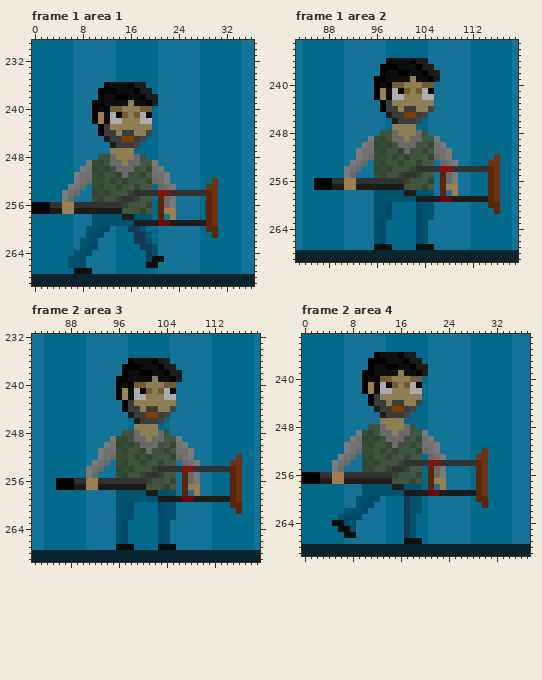
A pixel-art file gets an edit: src/sprites/common.ase. Above: the version before the commit.
480x270 pixels, 8 frames. Colours within 5 levels of each other are drawn and written as one. Shown: frame 1 area 1: x 0..36, y 229..269; frame 1 area 2: x 83..119, y 233..269; frame 2 area 3: x 82..119, y 232..269; frame 2 area 4: x 0..37, y 233..269. The commit also changed other frames or places, which this record leaves out.
The same view after the edit:
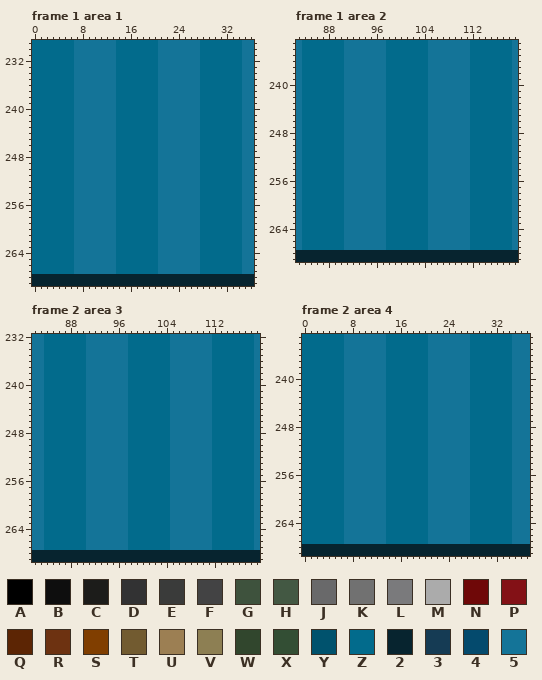
Palette (. is transparent): A #000000  B #0e0e0e  C #1c1c1a  D #323233  E #3a3b3a  F #434344  G #3e523d  H #435843  J #69696a  K #717171  L #7a7a7c  M #ababab  N #6f0808  P #831116  Q #5c2504  R #6d3211  S #803e00  T #725b30  U #9c7f53  V #8d7f53  W #31462d  X #334e34  Y #00526d  Z #026b8c  2 #07242f  3 #153b54  4 #044a6d  5 #147498
Change:
layer "Developer Stand/Developer" removed
layer "Developer Stand/Right arm" removed
layer "Developer Stand/Left Arm" removed
layer "Developer Stand/Right leg" removed
layer "Developer Stand/Left leg" removed
layer "Developer Stand/Weapon" removed
layer "Developer Stand/Right hand" removed
layer "Developer walk/Developer" removed
Changed rows in their new state; - is an unchanged pixel.
Frame 1 area 1:
first column x 0:
236 ------------55ZZZZZ------------
237 -----------555ZZZZZZ-----------
238 -----------555ZZZZZZZ----------
239 ----------5555ZZZZZZZ----------
240 ----------5555ZZZZZZ-----------
241 ----------5555ZZZZZZ-----------
242 ----------5555ZZZZZZ-----------
243 -----------555ZZZZZZ-----------
244 -----------555ZZZZZZ-----------
245 ------------55ZZZZZ------------
246 -------------5ZZZZ-------------
247 -------------5ZZZ--------------
248 -----------555ZZZZZ------------
249 ---------55555ZZZZZZZ----------
250 --------555555ZZZZZZZ5---------
251 -------5555555ZZZZZZZ55--------
252 -------5555555ZZZZZZZ55-------Z
253 ------Z55-5555ZZZZZZ-555-----ZZ
254 -----ZZ5--5555ZZZZZZZ5555555ZZZ
255 -----ZZ---5555ZZZZZZ-555-----ZZ
256 ZZZZZZZ5555555ZZZZZZ-555-----ZZ
257 ZZZZZZZ5555555ZZZZZZ-555-----ZZ
258 ----------5555ZZZZZZ-5-5-----ZZ
259 ----------5555ZZZZZZZ5555555ZZZ
260 ---------5555---ZZZ----------ZZ
261 ---------555-----ZZZ----------Z
262 --------555------ZZZ-----------
263 --------555-------ZZZ----------
264 -------555---------ZZ----------
265 ------Z55----------ZZ5---------
266 ------Z55----------ZZ----------
267 -------555---------------------
Frame 1 area 2:
first column x 86:
236 ------------ZZZZZZZ------------
237 -----------5ZZZZZZZ5-----------
238 -----------5ZZZZZZZ55----------
239 ----------55ZZZZZZZ55----------
240 ----------55ZZZZZZZ5-----------
241 ----------55ZZZZZZZ5-----------
242 ----------55ZZZZZZZ5-----------
243 -----------5ZZZZZZZ5-----------
244 -----------5ZZZZZZZ5-----------
245 ------------ZZZZZZZ------------
246 -------------ZZZZZ-------------
247 -------------ZZZZ--------------
248 -----------5ZZZZZZZ------------
249 ---------555ZZZZZZZ55----------
250 --------5555ZZZZZZZ555---------
251 -------55555ZZZZZZZ5555--------
252 -------55555ZZZZZZZ5555-------Z
253 ------555-55ZZZZZZZ5-555-----ZZ
254 -----555--55ZZZZZZZ5555555ZZZZZ
255 -----55---55ZZZZZZZ5-555-----ZZ
256 ZZZZZ5555555ZZZZZZZ5-555-----ZZ
257 ZZZZZ5555555ZZZZZZZ5-555-----ZZ
258 ----------55ZZZZZZZ5-5-5-----ZZ
259 ----------55ZZZZZZZ5555555ZZZZZ
260 ----------55Z----ZZ5---------ZZ
261 ----------55Z----ZZ5----------Z
262 ----------55Z----ZZ5-----------
263 ----------55-----ZZ------------
264 ----------55-----ZZ------------
265 ----------55-----ZZ------------
266 ----------55-----ZZ------------
267 ----------55Z----ZZ5-----------
Frame 2 area 3: the same change as frame 1 area 2
Frame 2 area 4:
first column x 0:
236 ------------55ZZZZZ------------
237 -----------555ZZZZZZ-----------
238 -----------555ZZZZZZZ----------
239 ----------5555ZZZZZZZ----------
240 ----------5555ZZZZZZ-----------
241 ----------5555ZZZZZZ-----------
242 ----------5555ZZZZZZ-----------
243 -----------555ZZZZZZ-----------
244 -----------555ZZZZZZ-----------
245 ------------55ZZZZZ------------
246 -------------5ZZZZ-------------
247 -------------5ZZZ--------------
248 -----------555ZZZZZ------------
249 ---------55555ZZZZZZZ----------
250 --------555555ZZZZZZZ5---------
251 -------5555555ZZZZZZZ55--------
252 -------5555555ZZZZZZZ55-------Z
253 ------Z55-5555ZZZZZZ-555-----ZZ
254 -----ZZ5--5555ZZZZZZZ5555555ZZZ
255 -----ZZ---5555ZZZZZZ-555-----ZZ
256 ZZZZZZZ5555555ZZZZZZ-555-----ZZ
257 ZZZZZZZ5555555ZZZZZZ-555-----ZZ
258 ----------5555ZZZZZZ-5-5-----ZZ
259 ----------5555ZZZZZZZ5555555ZZZ
260 ---------5555----ZZZ---------ZZ
261 ---------555-----ZZZ----------Z
262 -------5555------ZZZ-----------
263 ------Z555-------ZZ------------
264 -----ZZ55--------ZZ------------
265 ------Z55--------ZZ------------
266 -------55--------ZZ------------
267 -----------------ZZZ-----------
